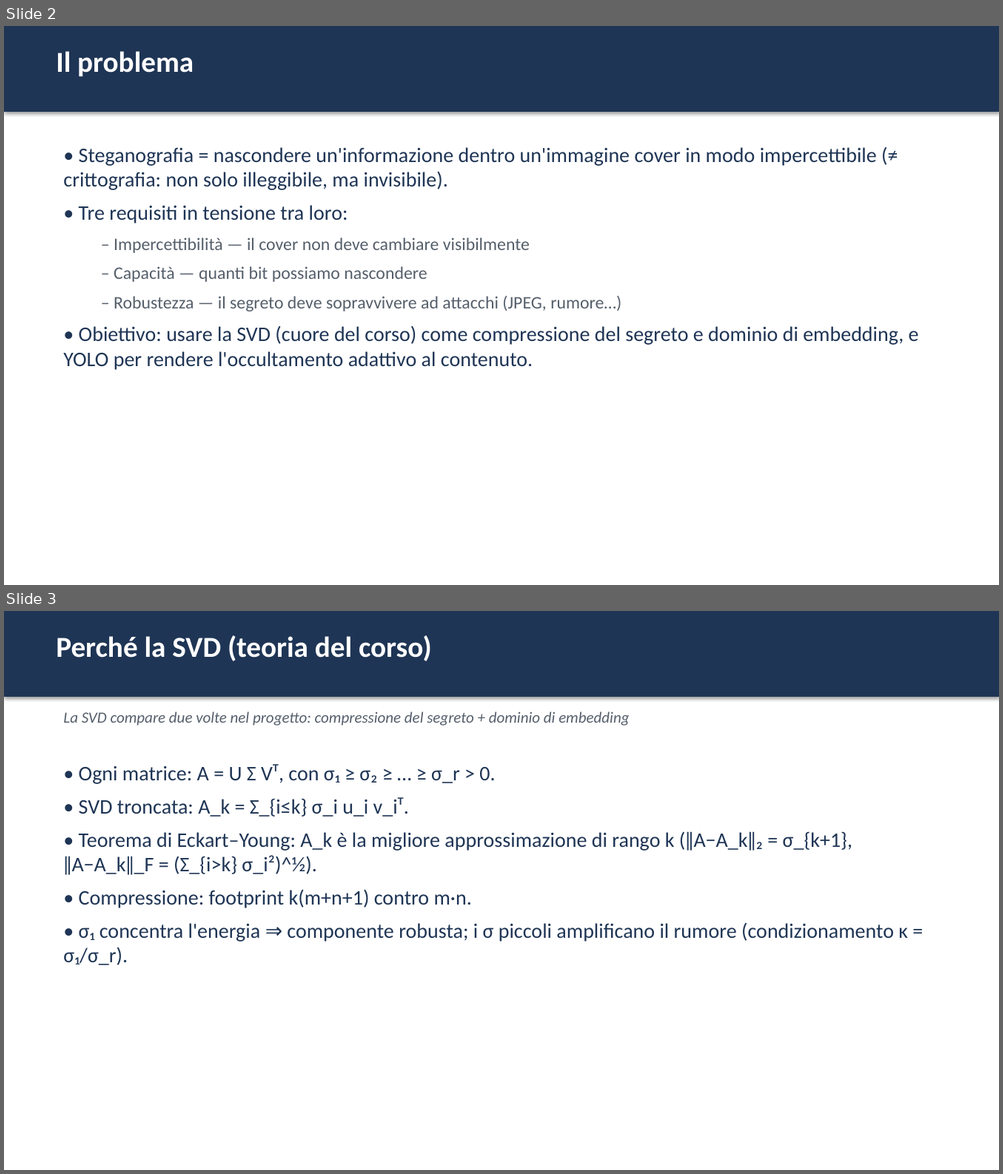
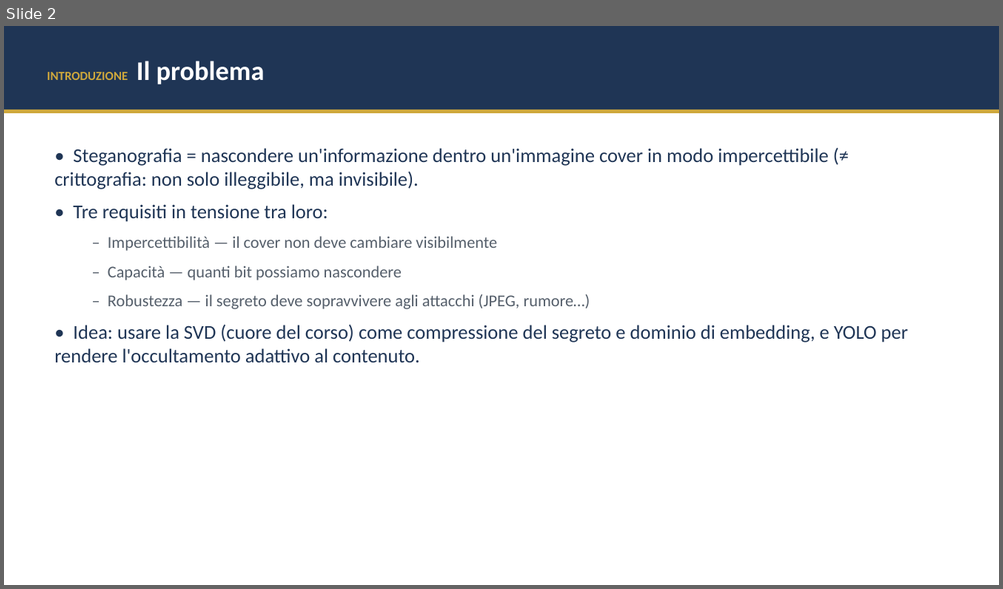
Before and after one commit to elmachico01/SVD_Claude, a slide deck: docs/presentazione.pptx. Shown one above the other, each under a label of ours: slides 2 and 3 before the commit, slide 2 after it. The pictures are 1003x1174 and 1003x589 pixels, drawn with LibreOffice and Linux fonts; fonts in the diff are those of the drawing. Boxes give left, top, right and bottom in pixels: in the first picture for what was removed or moved away, otherwise in the second. Text is boxed around its words. In the diff, an @@ line names an element or a change of style, - is before the commit and + after.

```diff
--- a/docs/presentazione.pptx
+++ b/docs/presentazione.pptx
@@ slide 3 removed at bbox=[4, 611, 999, 1170], background #FFFFFF @@
@@ rectangle removed at bbox=[4, 611, 999, 697] @@
@@ text removed at bbox=[56, 635, 432, 661] @@
-Perché la SVD (teoria del corso)
@@ text removed at bbox=[63, 712, 629, 726] @@
-La SVD compare due volte nel progetto: compressione del segreto + dominio di embedding
@@ text removed at bbox=[63, 764, 908, 965] @@
-• Ogni matrice: A = U Σ Vᵀ, con σ₁ ≥ σ₂ ≥ … ≥ σ_r > 0.
-• SVD troncata: A_k = Σ_{i≤k} σ_i u_i v_iᵀ.
-• Teorema di Eckart–Young: A_k è la migliore approssimazione di rango k (‖A−A_k‖₂ = σ_{k+1}, ‖A−A_k‖_F = (Σ_{i>k} σ_i²)^½).
-• Compressione: footprint k(m+n+1) contro m·n.
-• σ₁ concentra l'energia ⇒ componente robusta; i σ piccoli amplificano il rumore (condizionamento κ = σ₁/σ_r).
@@ slide 2 changed as well @@
@@ rectangle at bbox=[4, 26, 999, 110]: shadow off @@
@@ text "INTRODUZIONE Il problema" at bbox=[47, 61, 264, 84]: vertical alignment top to middle @@
@@ text at bbox=[47, 61, 264, 84]: text changed; size 28 to 12 pt; text colour #FFFFFF to #CFA83C @@
-Il problema
+INTRODUZIONE Il problema
@@ rectangle added at bbox=[4, 110, 999, 113], fill #CFA83C @@
@@ text at bbox=[54, 148, 828, 281]: size 20 to 19 pt in "• Steganografia = nascondere un'informazione dentro un'immag ...", "• Tre requisiti in tensione tra loro:"; size 17 to 16 pt in "– Impercettibilità — il cover non deve ...", "– Capacità — quanti bit possiamo nascondere"; more space between paragraphs @@
@@ text at bbox=[54, 295, 908, 363]: text changed; size 20 to 19 pt @@
-  – Robustezza — il segreto deve sopravvivere ad attacchi (JPEG, rumore…)
-• Obiettivo: usare la SVD (cuore del corso) come compressione del segreto e dominio di embedding, e YOLO per rendere l'occultamento adattivo al contenuto.
+  – Robustezza — il segreto deve sopravvivere agli attacchi (JPEG, rumore…)
+• Idea: usare la SVD (cuore del corso) come compressione del segreto e dominio di embedding, e YOLO per rendere l'occultamento adattivo al contenuto.
```
Also in this commit, not shown: 7 other slides changed, 5 slides added, 7 other slides removed, 5 other files.
